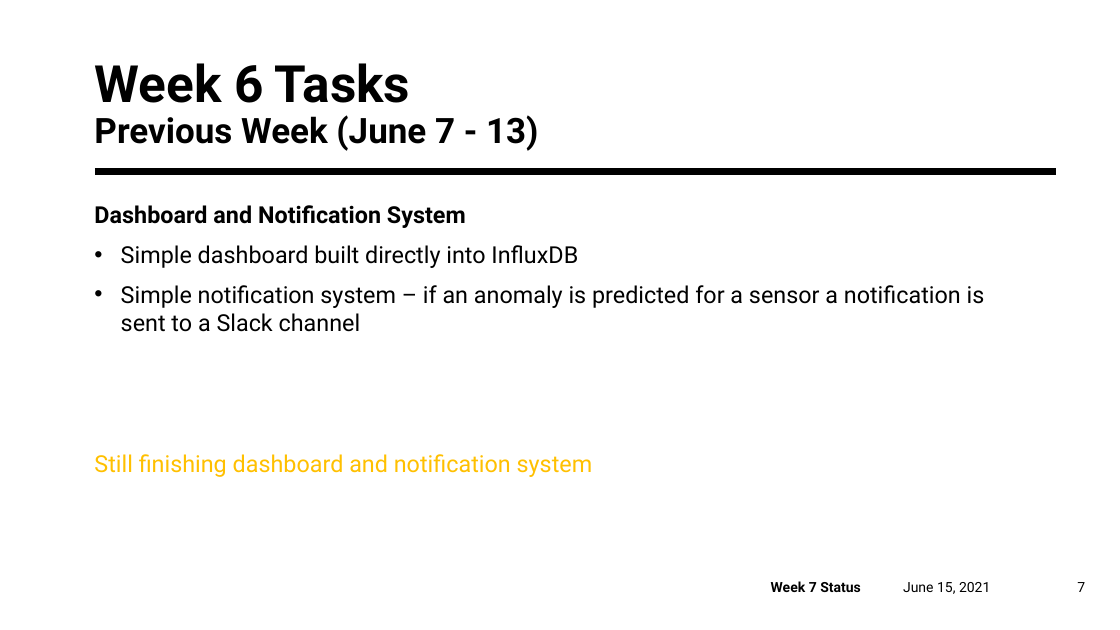
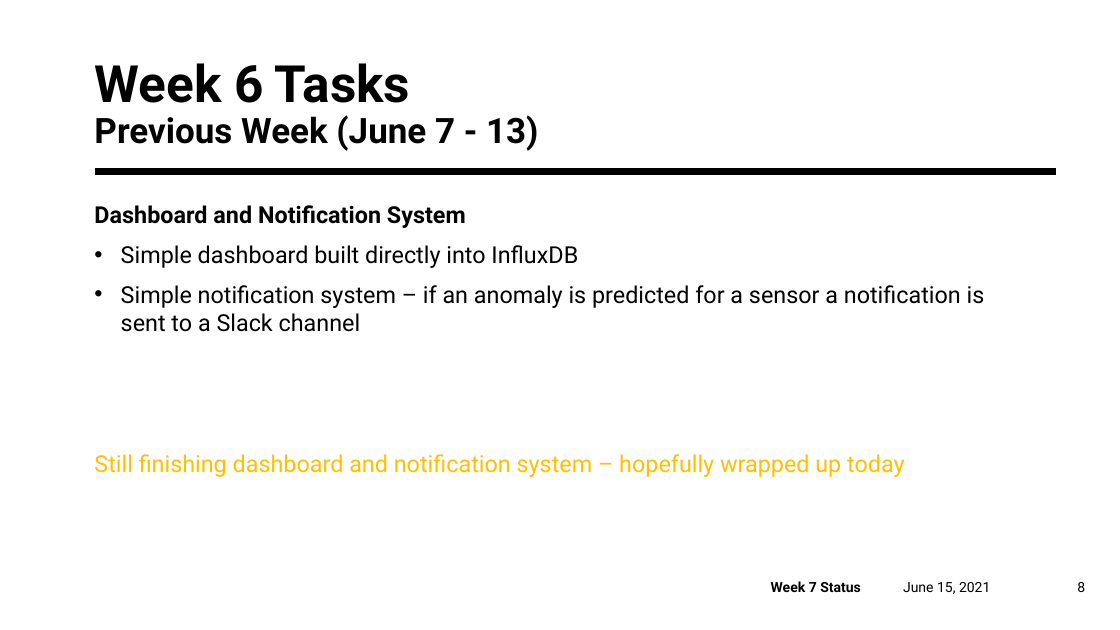
Before and after one commit to ubco-mds-2020-labs/w2020-data599-capstone-projects-ubc-udl, a slide deck: slide 8 of weekly-updates/20210615_progress.pptx (slide 7 before the commit). Drawn at 1120x630 pixels with LibreOffice and Linux fonts; fonts in the diff are those of the drawing. Boxes give left, top, right and bottom in pixels: in the first picture for what was removed or moved away, otherwise in the second. Text is boxed around its words. In the diff, an @@ line names an element or a change of style, - is before the commit and + after.

```diff
--- a/weekly-updates/20210615_progress.pptx
+++ b/weekly-updates/20210615_progress.pptx
@@ text at box(94, 454, 904, 477): text changed @@
-Still finishing dashboard and notification system
+Still finishing dashboard and notification system – hopefully wrapped up today
@@ page number at box(1077, 582, 1085, 592): text changed @@
-7
+8
```
Also in this commit, not shown: 4 other slides changed, 1 other file.
